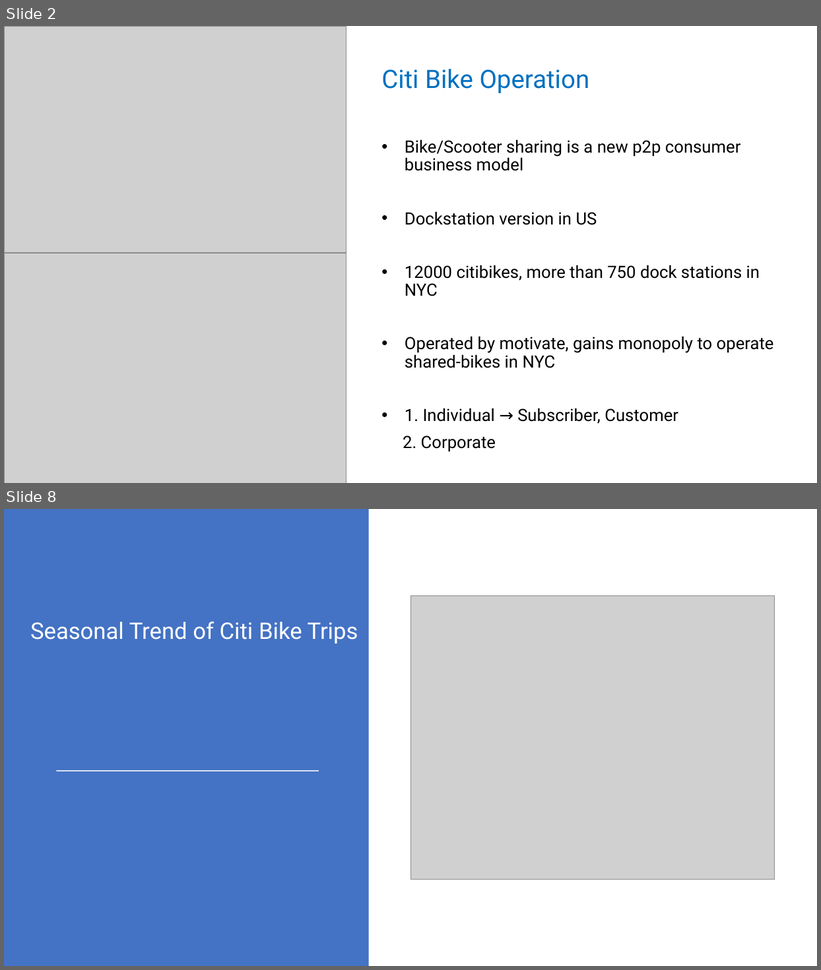
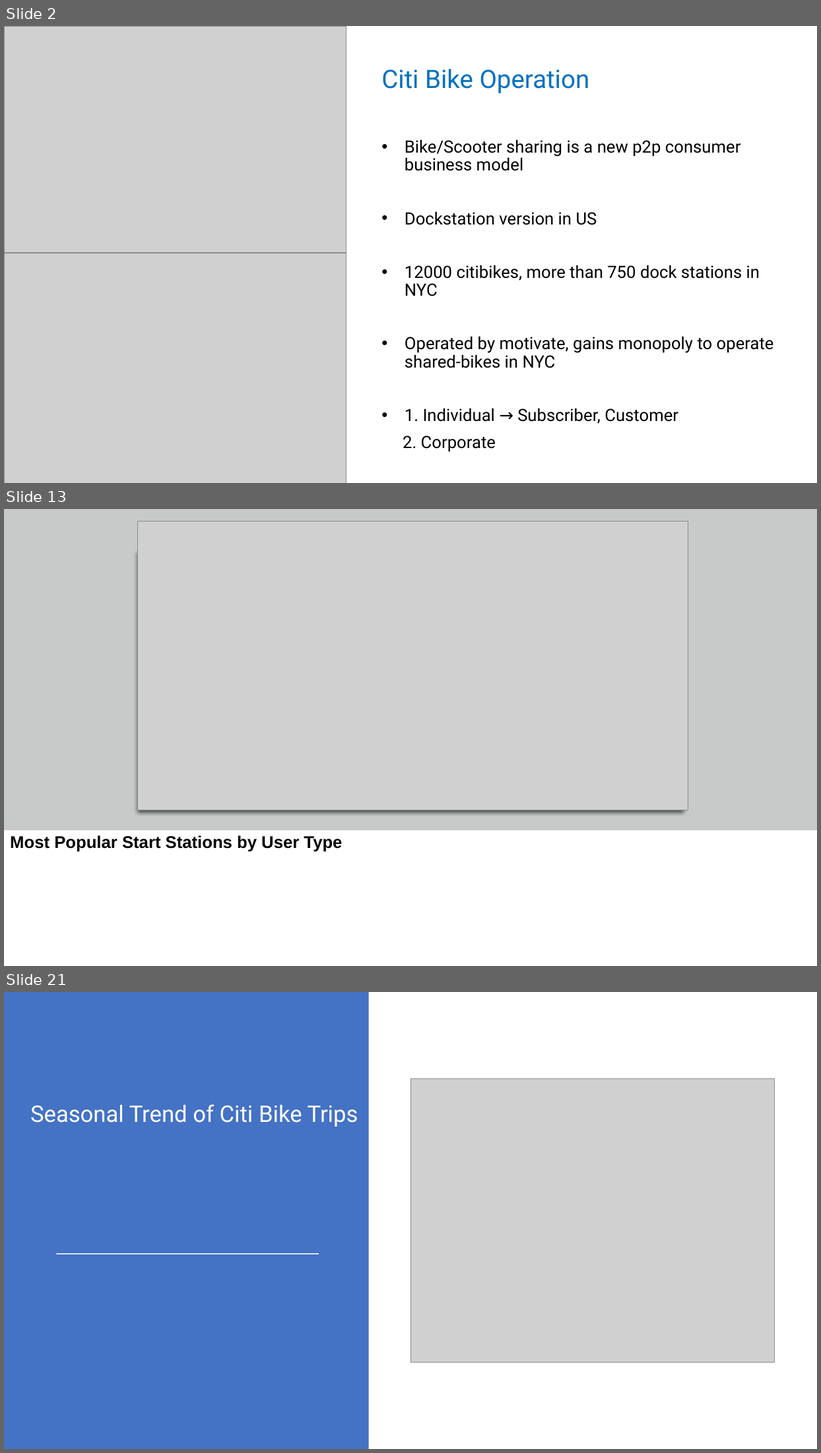
Before and after one commit to kkrlee/CitiBike-Capstone, a slide deck: Citi Bike.pptx. Shown one above the other, each under a label of ours: slides 2 and 8 before the commit, slides 2, 13 and 21 after it; the slides between them are not shown. The pictures are 821x970 and 821x1453 pixels, drawn with LibreOffice and Linux fonts; fonts in the diff are those of the drawing; grey boxes stand for pictures. Boxes give left, top, right and bottom in pixels: in the first picture for what was removed or moved away, otherwise in the second. Text is boxed around its words. In the diff, an @@ line names an element or a change of style, - is before the commit and + after.

```diff
--- a/Citi Bike.pptx
+++ b/Citi Bike.pptx
@@ slide 13 added at box(4, 509, 817, 966), background #FFFFFF @@
@@ rectangle added at box(4, 509, 817, 830), fill #C8CACA @@
@@ picture added at box(137, 521, 688, 811) @@
@@ rounded rectangle added at box(137, 552, 684, 811), fill #FFFFFF, outline #C8CACA 0.75 pt @@
@@ subtitle added at box(10, 836, 342, 852), 20 pt, text #000000, bold @@
+Most Popular Start Stations by User Type
@@ what was slide 8 is now slide 21 @@
```
Also in this commit, not shown: 2 slides changed, 16 other slides added, 4 slides removed, 2 other files.
